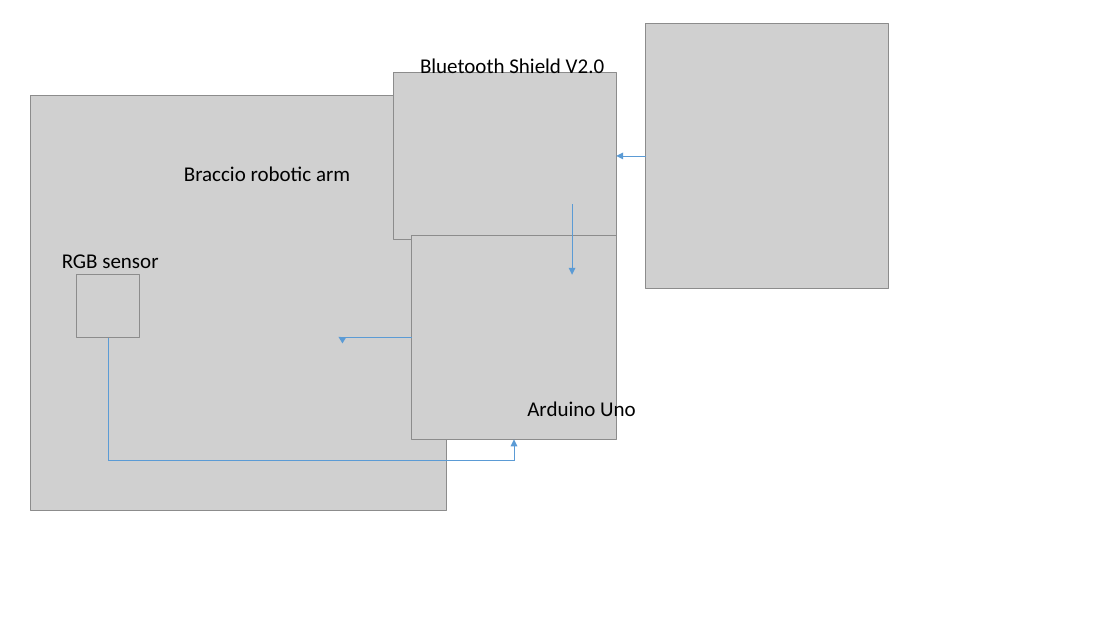
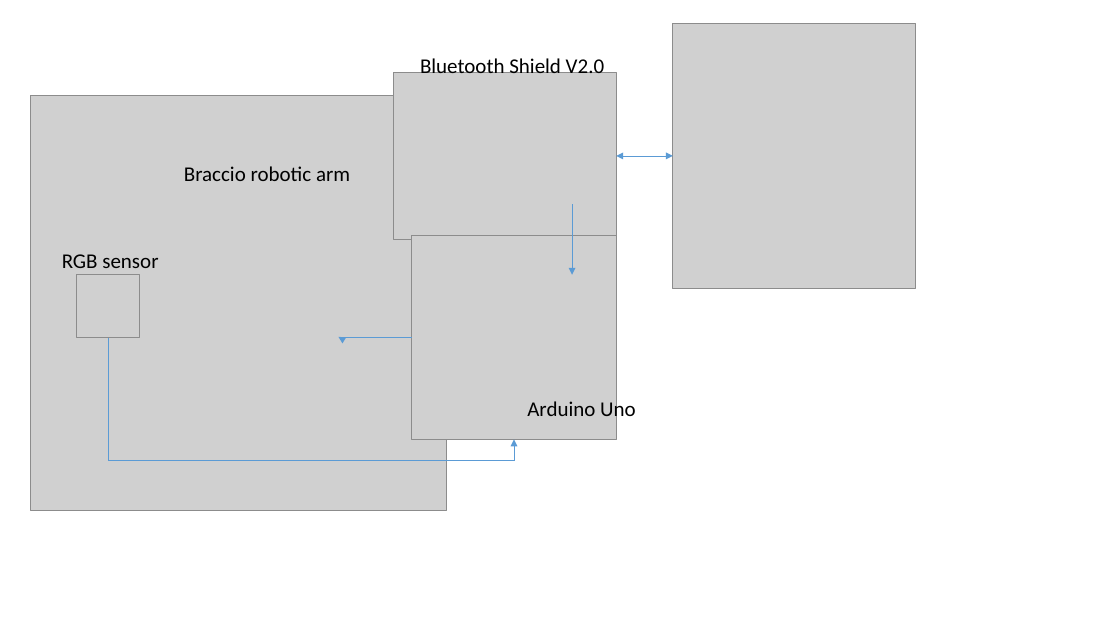
Before and after one commit to schoenandreas/Android_Praktikum, a slide deck: slide 1 of 01_Software Requirements Specification/Zeichnungen.pptx. Drawn at 1120x630 pixels with LibreOffice and Linux fonts; fonts in the diff are those of the drawing; grey boxes stand for pictures. Boxes give left, top, right and bottom in pixels: in the first picture for what was removed or moved away, otherwise in the second. Text is boxed around its words. In the diff, an @@ line names an element or a change of style, - is before the commit and + after.

```diff
--- a/01_Software Requirements Specification/Zeichnungen.pptx
+++ b/01_Software Requirements Specification/Zeichnungen.pptx
@@ picture: place and size @@
-picture at bbox=[646, 24, 889, 288]
+picture at bbox=[673, 24, 916, 288]
@@ elbow arrow moved from (646, 156) - (617, 156) to (673, 156) - (617, 156) @@
@@ elbow arrow (673, 156) - (617, 156): elbow arrow to elbow double arrow @@
```
Also in this commit, not shown: 4 other files.
